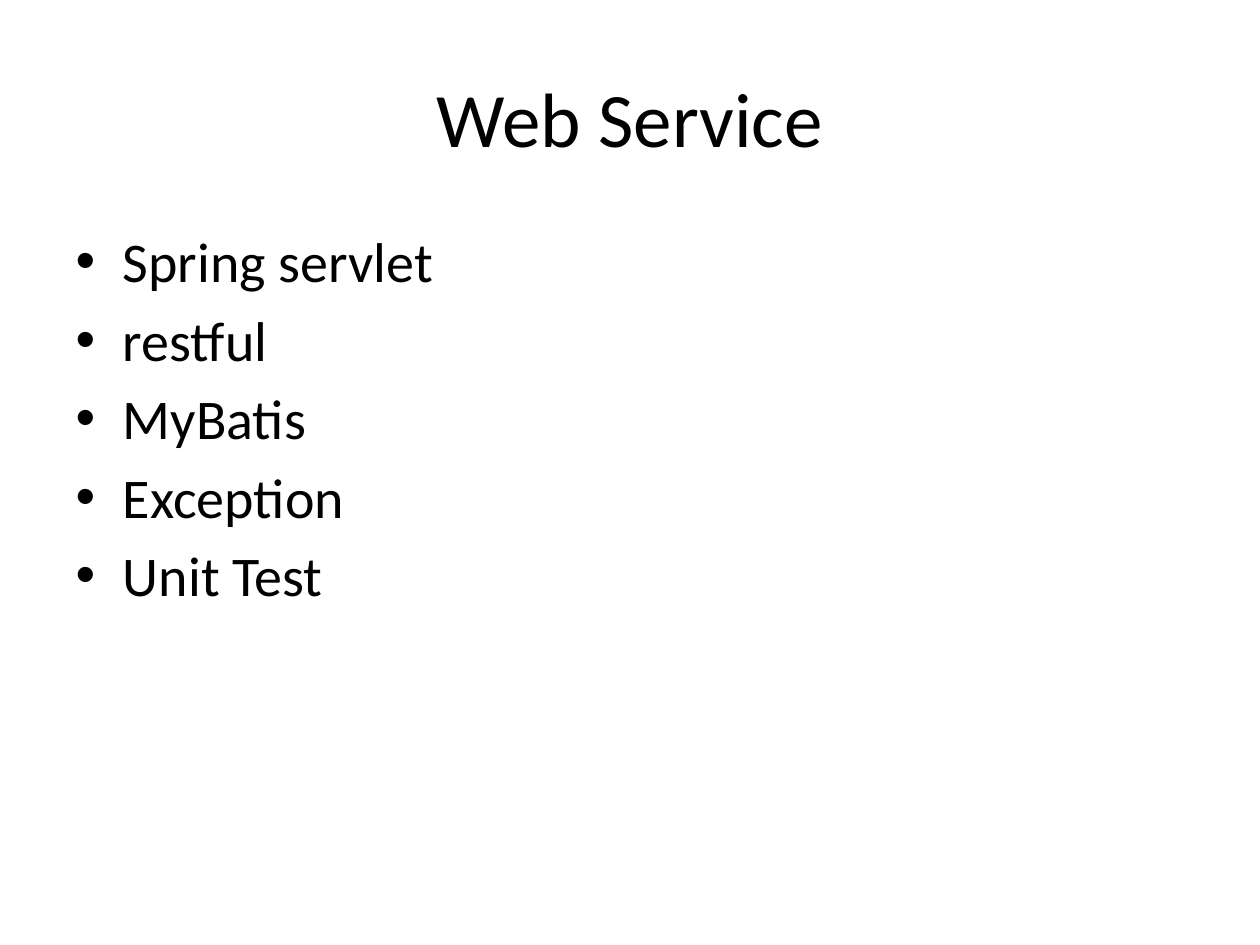
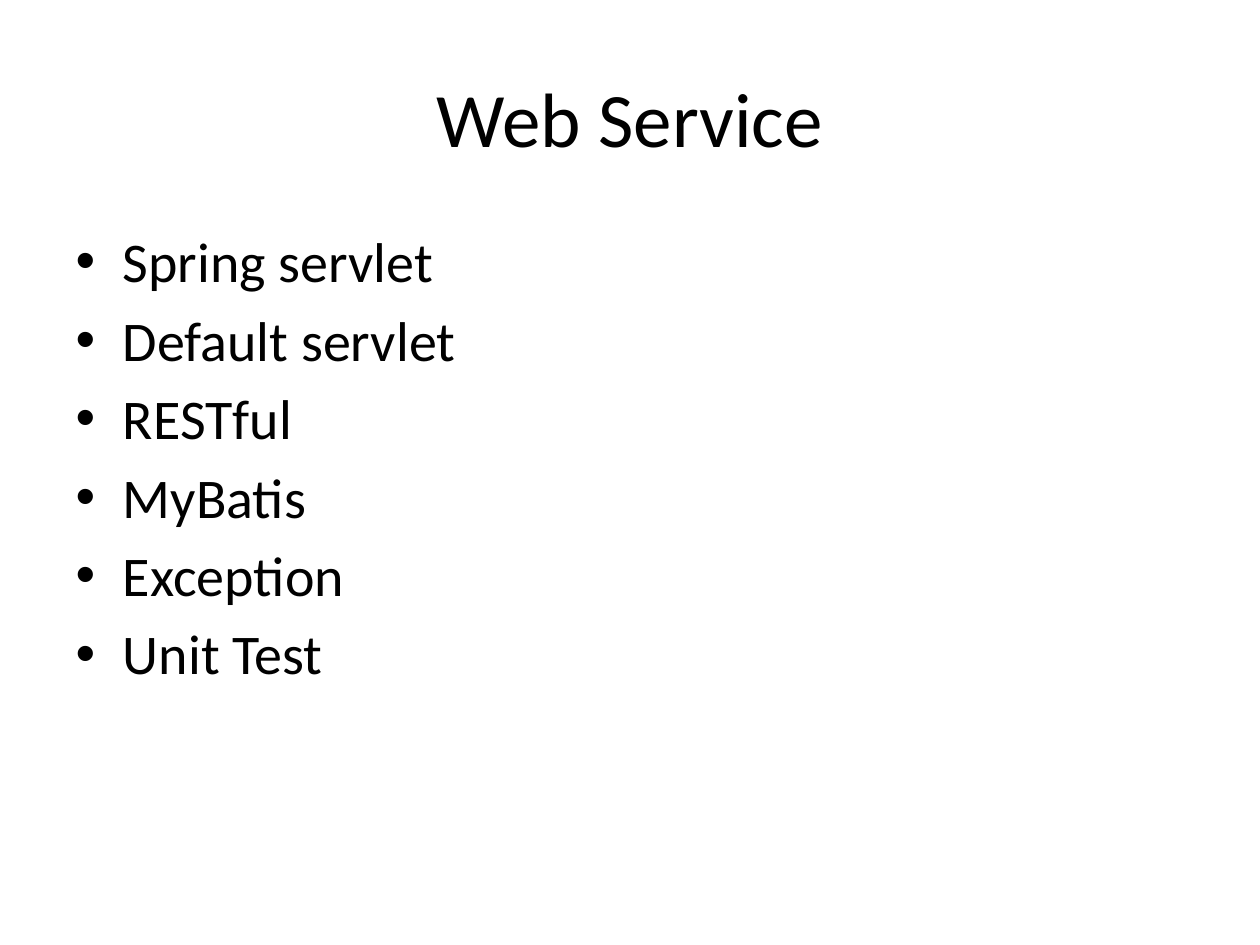
Before and after one commit to hejian1639/SpringMVC, a slide deck: slide 3 of Introduction.pptx. Drawn at 1260x945 pixels with LibreOffice and Linux fonts; fonts in the diff are those of the drawing. Boxes give left, top, right and bottom in pixels: in the first picture for what was removed or moved away, otherwise in the second. Text is boxed around its words. In the diff, an @@ line names an element or a change of style, - is before the commit and + after.

```diff
--- a/Introduction.pptx
+++ b/Introduction.pptx
@@ text at bbox=[123, 322, 455, 440]: text changed @@
-• restful
+• Default servlet
+• RESTful
```
Also in this commit, not shown: 7 other slides changed, 7 slides added, 5 slides removed, 6 other files.
